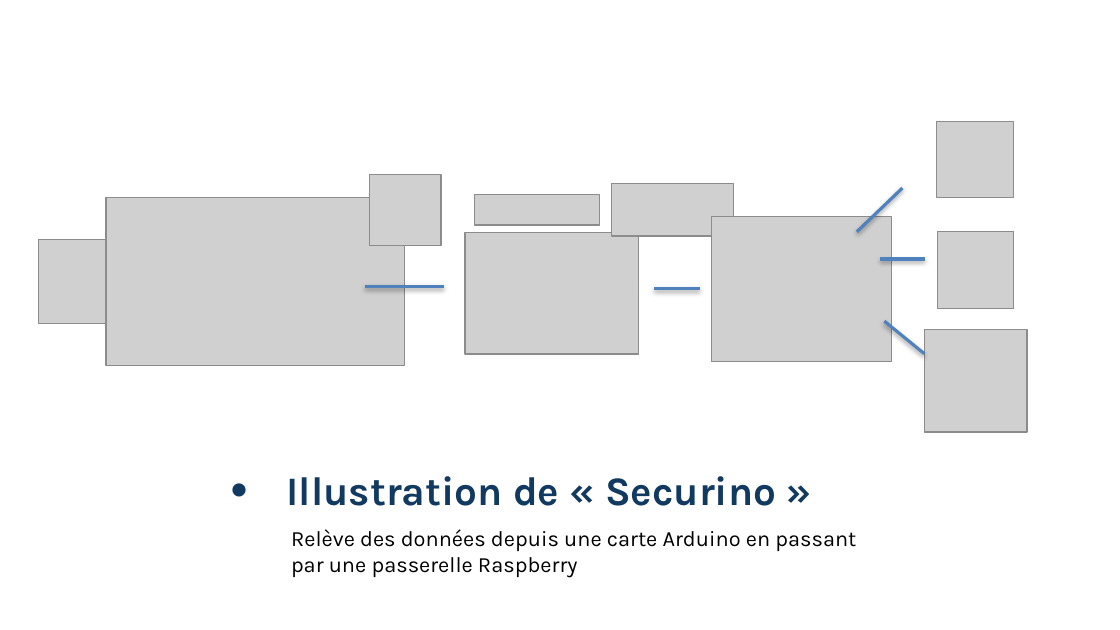
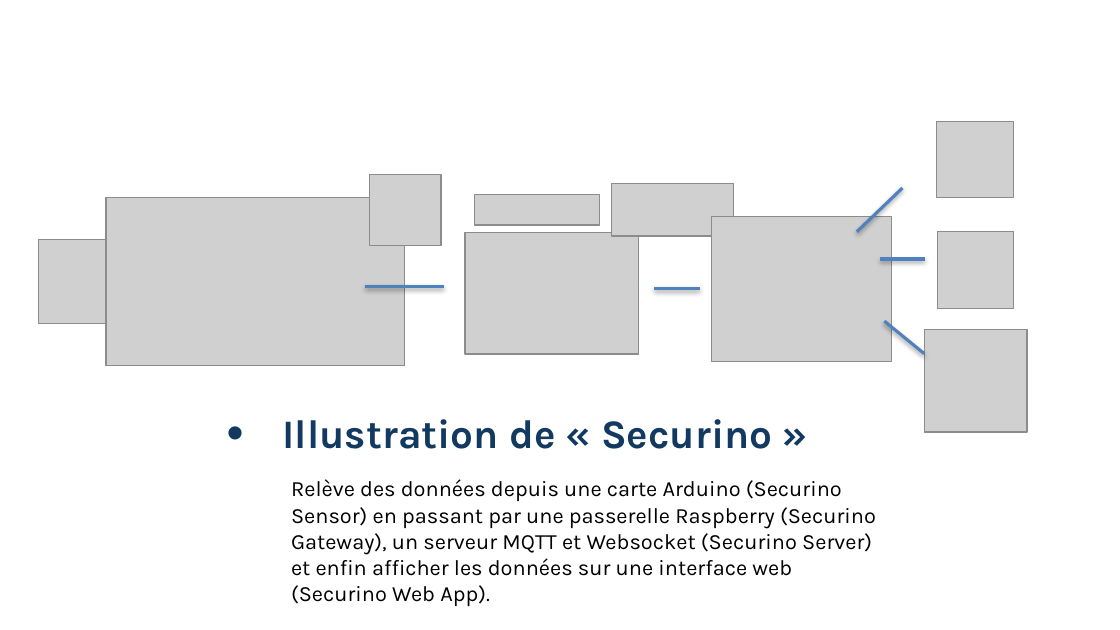
Before and after one commit to DorianThiv/securino, a slide deck: slide 6 of doc/Securnio & Securino Gatway.pptx (slide 5 before the commit). Drawn at 1120x630 pixels with LibreOffice and Linux fonts; fonts in the diff are those of the drawing; grey boxes stand for pictures; background and template pictures are left out. Boxes give left, top, right and bottom in pixels: in the first picture for what was removed or moved away, otherwise in the second. Text is boxed around its words. In the diff, an @@ line names an element or a change of style, - is before the commit and + after.

```diff
--- a/doc/Securnio & Securino Gatway.pptx
+++ b/doc/Securnio & Securino Gatway.pptx
@@ title "Illustration de « Securino »": place and size @@
-title "Illustration de « Securino »" at (287,476,776,506)
+title "Illustration de « Securino »" at (283,419,772,449)
@@ text at (291,479,876,606): text changed @@
-Relève des données depuis une carte Arduino en passant par une passerelle Raspberry
+Relève des données depuis une carte Arduino (Securino Sensor) en passant par une passerelle Raspberry (Securino Gateway), un serveur MQTT et Websocket (Securino Server) et enfin afficher les données sur une interface web (Securino Web App).
```
Also in this commit, not shown: 7 other slides changed, 4 slides added, 1 slide removed, 2 other files.
